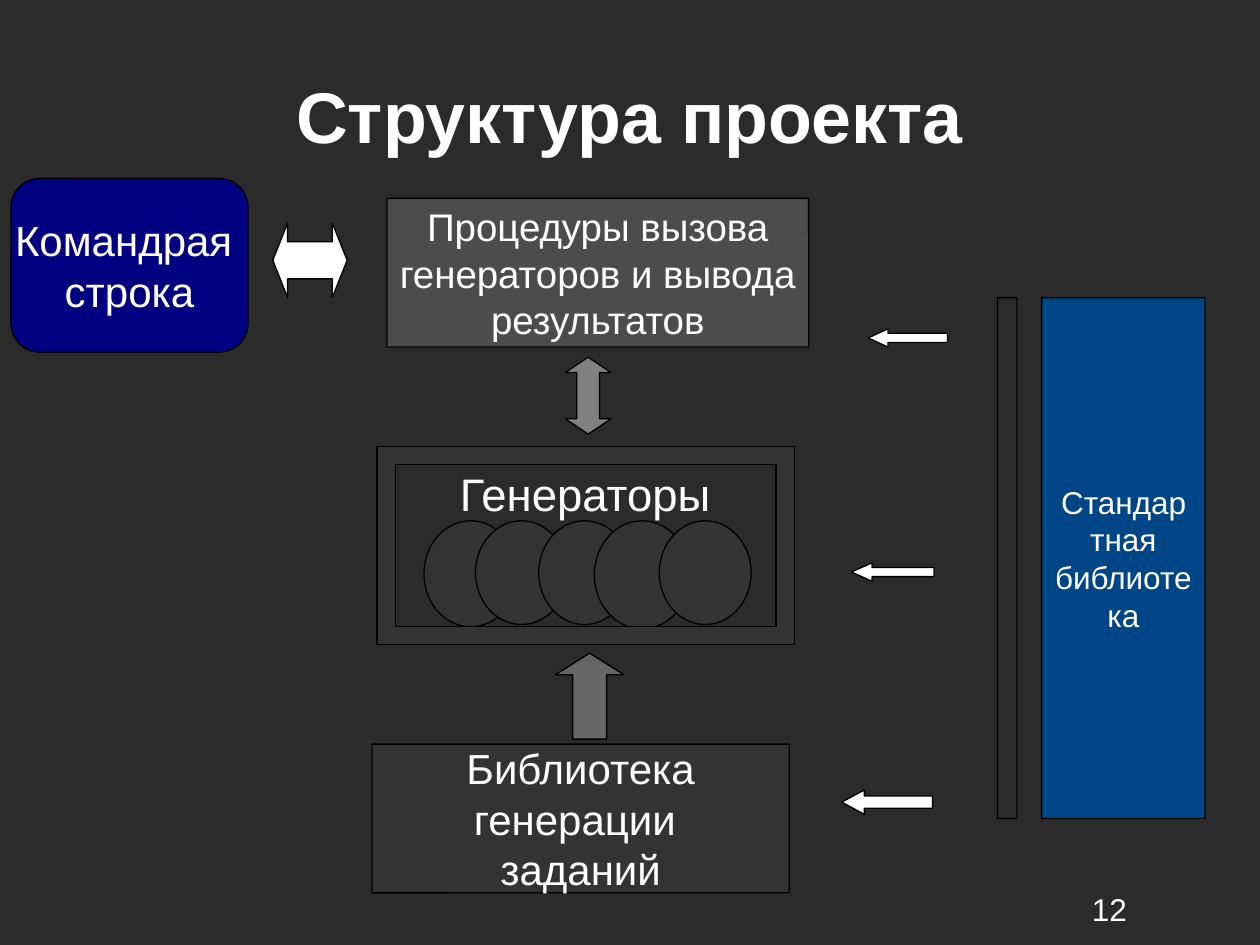
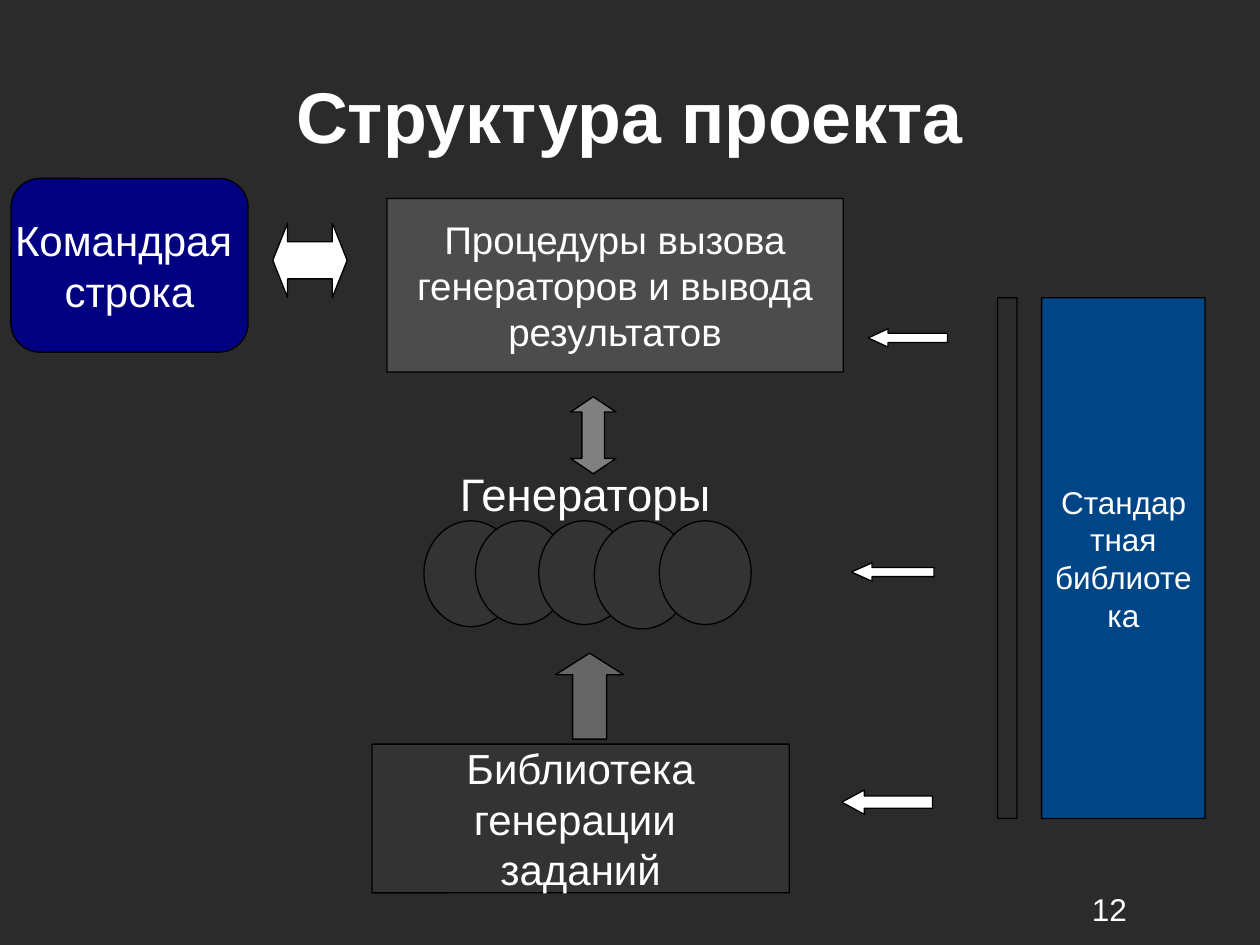
Before and after one commit to kevroletin/Coursework, a slide deck: slide 12 of 236_Кевролетин_отчёт.ppt. Drawn at 1260x945 pixels with LibreOffice and Linux fonts; fonts in the diff are those of the drawing; background and template pictures are left out; a plain dark background stands for a picture behind light text. Boxes give left, top, right and bottom in pixels: in the first picture for what was removed or moved away, otherwise in the second. Text is boxed around its words. In the diff, an @@ line names an element or a change of style, - is before the commit and + after.

```diff
--- a/236_Кевролетин_отчёт.ppt
+++ b/236_Кевролетин_отчёт.ppt
@@ rounded rectangle "Процедуры вызова": place and size @@
-rounded rectangle "Процедуры вызова" at <box>387,198,809,346</box>
+rounded rectangle "Процедуры вызова" at <box>387,198,843,372</box>
@@ up down arrow: place and size @@
-up down arrow at <box>566,358,611,435</box>
+up down arrow at <box>571,397,616,474</box>
@@ freeform shape removed at <box>377,446,794,644</box> @@
```
Also in this commit, not shown: 10 other slides changed, 13 slides added, 2 slides removed.
